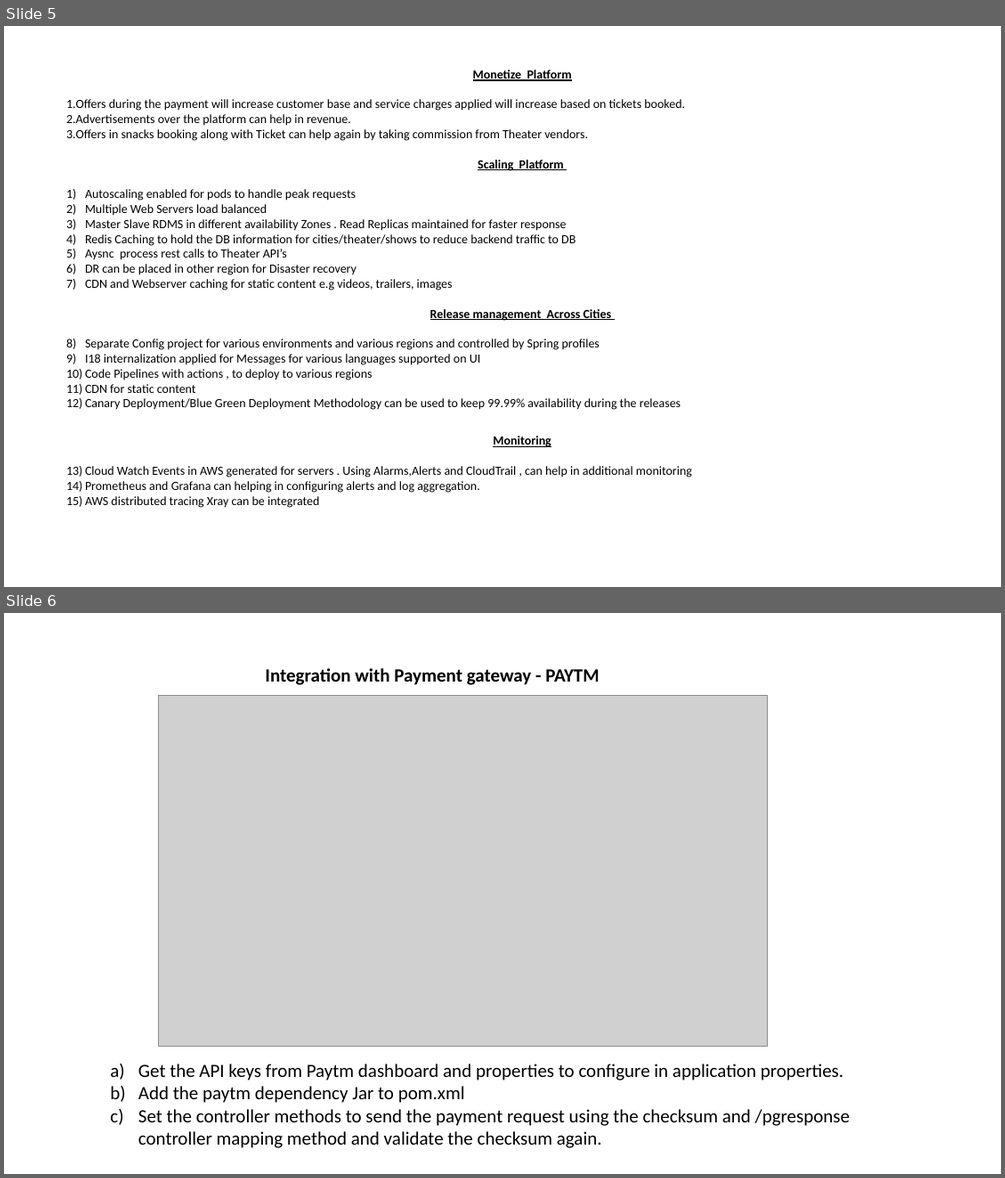
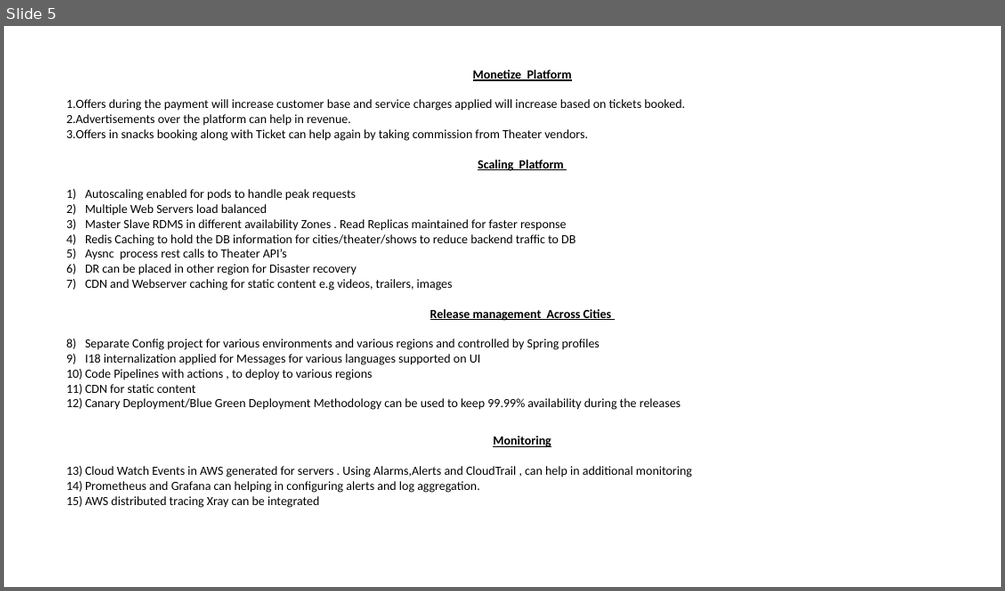
Before and after one commit to sgup46/MockBookMyShow, a slide deck: Non-Functional Requirements Presentation.pptx. Shown one above the other, each under a label of ours: slides 5 and 6 before the commit, slide 5 after it. The pictures are 1005x1178 and 1005x591 pixels, drawn with LibreOffice and Linux fonts; fonts in the diff are those of the drawing; grey boxes stand for pictures. Boxes give left, top, right and bottom in pixels: in the first picture for what was removed or moved away, otherwise in the second. Text is boxed around its words. In the diff, an @@ line names an element or a change of style, - is before the commit and + after.

```diff
--- a/Non-Functional Requirements Presentation.pptx
+++ b/Non-Functional Requirements Presentation.pptx
@@ slide 6 removed at box(4, 613, 1001, 1174), background #FFFFFF @@
@@ text removed at box(265, 668, 599, 685) @@
-Integration with Payment gateway - PAYTM
@@ picture removed at box(159, 695, 768, 1046) @@
@@ text removed at box(138, 1063, 850, 1148) @@
-a) Get the API keys from Paytm dashboard and properties to configure in application properties.
-b) Add the paytm dependency Jar to pom.xml
-c) Set the controller methods to send the payment request using the checksum and /pgresponse controller mapping method and validate the checksum again.
```
Also in this commit, not shown: 1 slide changed, 1 other slide removed.
